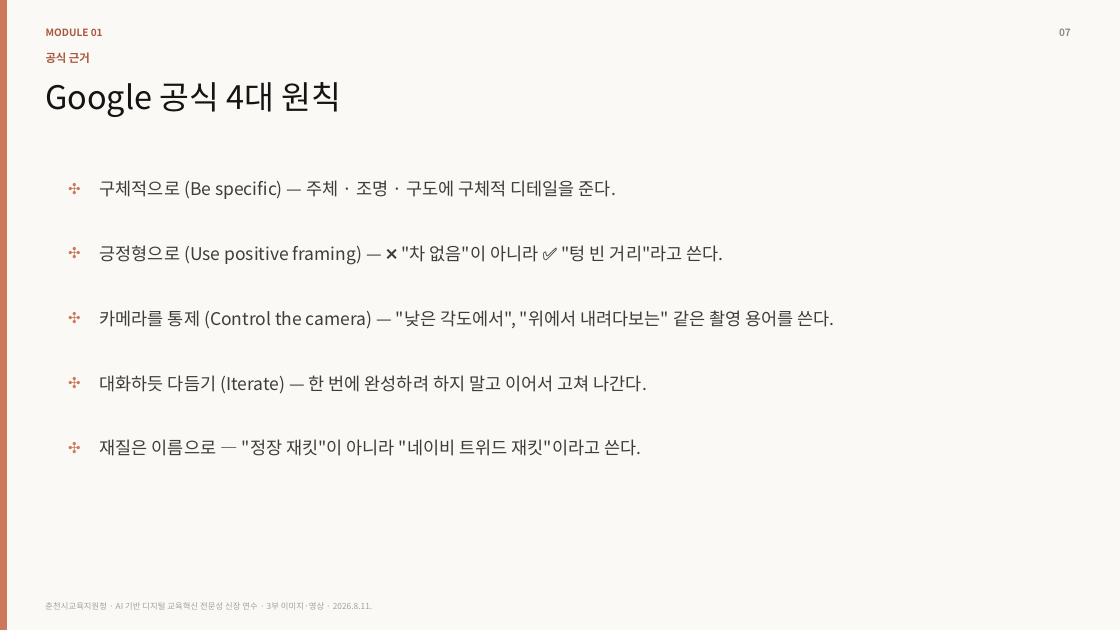
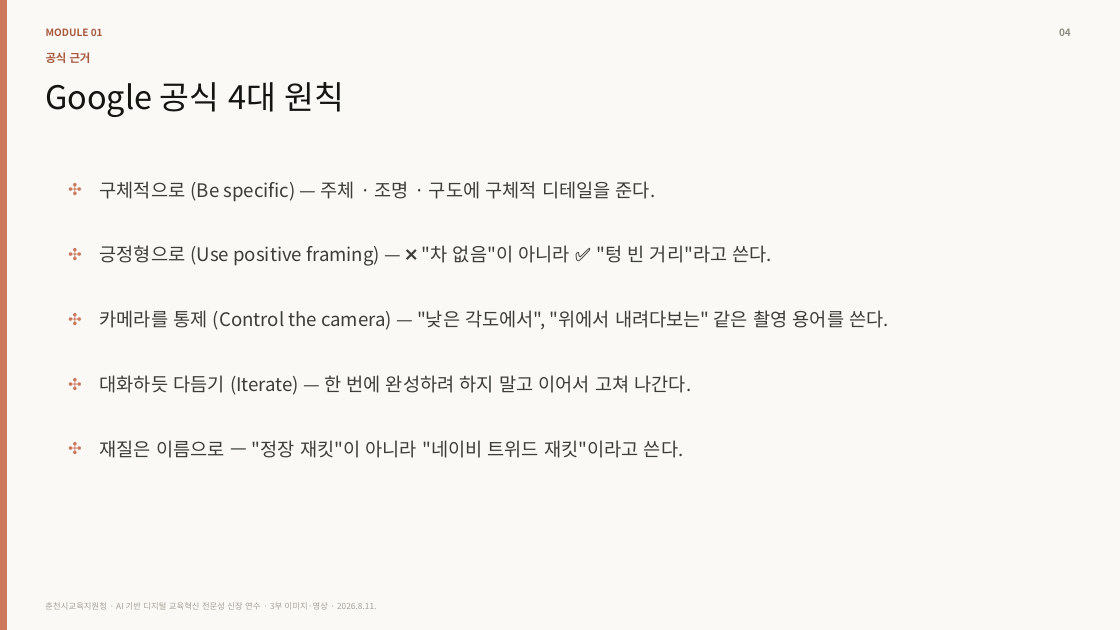
Before and after one commit to ksb6857/ai-training-260811, a slide deck: slide 4 of files/04_3_생성형AI_이미지영상편.pptx (slide 7 before the commit). Drawn at 1120x630 pixels with LibreOffice and Linux fonts; fonts in the diff are those of the drawing. Boxes give left, top, right and bottom in pixels: in the first picture for what was removed or moved away, otherwise in the second. Text is boxed around its words. In the diff, an @@ line names an element or a change of style, - is before the commit and + after.

```diff
--- a/files/04_3_생성형AI_이미지영상편.pptx
+++ b/files/04_3_생성형AI_이미지영상편.pptx
@@ text at (1059,28,1071,36): text changed @@
-07
+04
@@ size 12.8 to 14 pt in 3 elements at (68,242,91,265), (68,307,91,329), (68,371,91,394) @@
@@ size 15 to 16 pt in 5 elements at (100,181,656,202), (100,245,772,266), (100,310,889,330), (100,375,692,395), (100,440,684,458) @@
```
Also in this commit, not shown: 23 other slides changed, 2 slides added, 16 slides removed, 7 other files.
